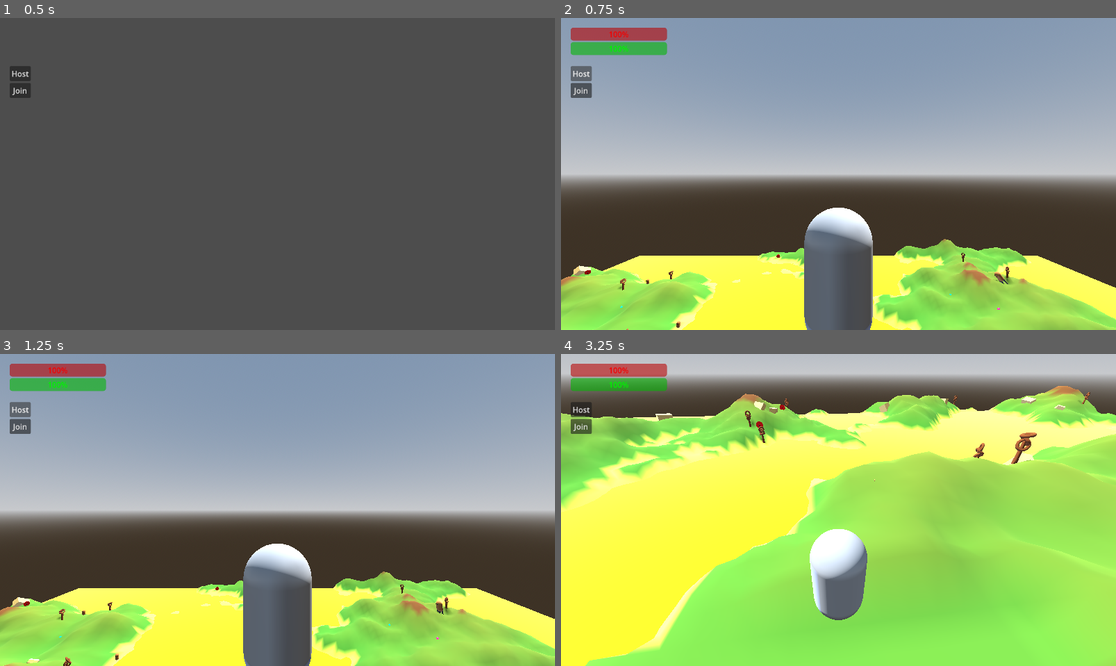
Above: before the commit, frames 1-4 (two rows, left to right).
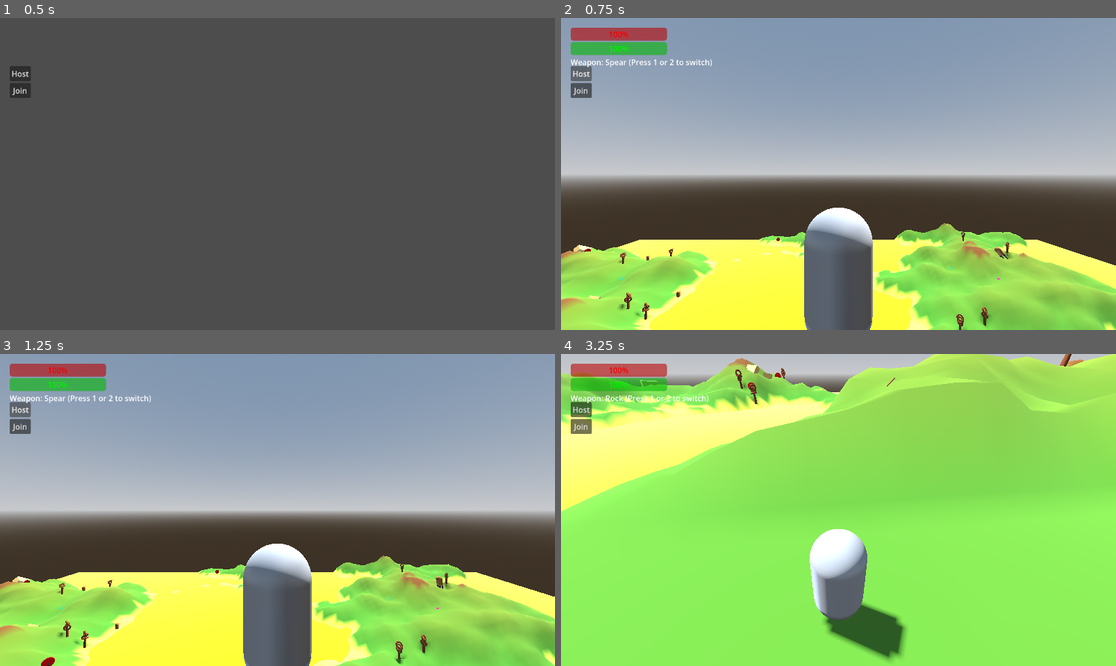
Above: after the commit, the same moments.

Repository: travist89/SpearMan
Game: Godot game, scene res://World.tscn
The game is run twice, just before and just after one commit, with the same random seed, the same clock (stepped at 60 frames per second) and the same inputs. The project has no main scene, so this scene is started directly.
Inputs (mouse positions are in pixels of both pictures, inside the frame that each line leads up to):
- Up to frame 1 (0.5 s): no input
- Up to frame 2 (0.75 s): click "Host" at 0.5 s
- Up to frame 3 (1.25 s): no input
- Up to frame 4 (3.25 s): move the mouse to (866, 510) at 1.27 s; press the mouse at (866, 510) at 1.28 s; hold Up (ui_up) from 1.28 s (still down); tap 1 at 1.55, 2.1 s; move the mouse to (810, 510) at 2.02 s; release the mouse at (810, 510) at 2.03 s; tap 2 at 2.3 s; move the mouse to (849, 503) at 2.77 s; hold 2 from 2.78 s (still down); tap Shift at 3.05 s

Frame 1 is identical in both runs. In frame 2, 17% of the frame differs, in the area x 0-100%, y 13-100%; in frame 3, 17%; in frame 4, 61%, in the area x 0-100%, y 0-100%.

Commit message:
New Ability: Added Rock Throw and Weapon Cycling (Press 1 or 2 to switch)

Diff:
--- a/Player.gd
+++ b/Player.gd
@@ -6,6 +6,13 @@
 @export var mouse_sensitivity = 0.003
 @export var throw_force = 45.0
 @export var spear_scene: PackedScene
+@export var rock_scene: PackedScene = preload("res://Rock.tscn")
+
+# Weapon System
+var weapons = ["Spear", "Rock"]
+var weapon_index = 0
+var last_throw_time = 0.0
+var throw_cooldown = 0.5
 
 # Stats
 @export var max_health = 100.0
@@ -13,9 +20,8 @@
 @export var max_stamina = 100.0
 @export var stamina = 100.0
 
-var stamina_drain = 30.0 # per second
-var stamina_regen = 15.0 # per second
-
+var stamina_drain = 30.0
+var stamina_regen = 15.0
 var speed_boost_multiplier = 1.0
 var speed_boost_time = 0.0
 var is_dead = false
@@ -23,17 +29,17 @@
 # UI Elements
 var health_bar: ProgressBar
 var stamina_bar: ProgressBar
+var weapon_label: Label
 
-# Get the gravity from the project settings to be synced with RigidBody nodes.
 var gravity = ProjectSettings.get_setting("physics/3d/default_gravity")
 
 @onready var camera_pivot = $CameraPivot
 @onready var camera = $CameraPivot/SpringArm3D/Camera3D
-@onready var hand_position = $HandPosition # Node3D for spawn point
+@onready var hand_position = $HandPosition
 
 func _enter_tree():
 	var id = name.to_int()
-	if id == 0: id = 1 # Fallback if name is not an ID (e.g. local testing)
+	if id == 0: id = 1
 	set_multiplayer_authority(id)
 
 func _ready():
@@ -46,18 +52,20 @@
 
 func setup_ui():
 	if not is_multiplayer_authority(): return
-	var canvas_layer = CanvasLayer.new()
-	add_child(canvas_layer)
-	health_bar = ProgressBar.new()
-	canvas_layer.add_child(health_bar)
-	health_bar.position = Vector2(20, 20); health_bar.size = Vector2(200, 20)
-	health_bar.max_value = max_health; health_bar.value = health
-	health_bar.modulate = Color(1, 0, 0)
-	stamina_bar = ProgressBar.new()
-	canvas_layer.add_child(stamina_bar)
-	stamina_bar.position = Vector2(20, 50); stamina_bar.size = Vector2(200, 20)
-	stamina_bar.max_value = max_stamina; stamina_bar.value = stamina
-	stamina_bar.modulate = Color(0, 1, 0)
+	var canvas_layer = CanvasLayer.new(); add_child(canvas_layer)
+
+	health_bar = ProgressBar.new(); canvas_layer.add_child(health_bar)
+	health_bar.position = Vector2(20, 20); health_bar.size = Vector2(200, 20); health_bar.max_value = max_health; health_bar.value = health; health_bar.modulate = Color(1, 0, 0)
+
+	stamina_bar = ProgressBar.new(); canvas_layer.add_child(stamina_bar)
+	stamina_bar.position = Vector2(20, 50); stamina_bar.size = Vector2(200, 20); stamina_bar.max_value = max_stamina; stamina_bar.value = stamina; stamina_bar.modulate = Color(0, 1, 0)
+
+	weapon_label = Label.new(); canvas_layer.add_child(weapon_label)
+	weapon_label.position = Vector2(20, 80); update_weapon_ui()
+
+func update_weapon_ui():
+	if weapon_label:
+		weapon_label.text = "Weapon: " + weapons[weapon_index] + " (Press 1 or 2 to switch)"
 
 func take_damage(amount):
 	if is_dead: return
@@ -71,48 +79,48 @@
 	if health_bar: health_bar.value = health
 
 func apply_speed_boost(multiplier, duration):
-	speed_boost_multiplier = multiplier
-	speed_boost_time = duration
+	speed_boost_multiplier = multiplier; speed_boost_time = duration
 
 func die():
 	if is_dead: return
-	is_dead = true
-	if is_multiplayer_authority():
-		respawn.rpc()
+	is_dead = true; if is_multiplayer_authority(): respawn.rpc()
 
 @rpc("any_peer", "call_local", "reliable")
 func respawn():
-	is_dead = false
-	health = max_health
+	is_dead = false; health = max_health
 	if health_bar: health_bar.value = health
-	# RAISED respawn height to avoid falling through terrain
-	global_position = Vector3(0, 30, 0)
-	velocity = Vector3.ZERO
-	print("Player Respawned: ", name)
+	global_position = Vector3(0, 30, 0); velocity = Vector3.ZERO
 
 func _unhandled_input(event):
 	if not is_multiplayer_authority(): return
+
 	if event is InputEventMouseMotion:
 		rotate_y(-event.relative.x * mouse_sensitivity)
 		camera_pivot.rotate_x(-event.relative.y * mouse_sensitivity)
 		camera_pivot.rotation.x = clamp(camera_pivot.rotation.x, -1.2, 1.2)
+
 	if event.is_action_pressed("ui_cancel"):
 		Input.set_mouse_mode(Input.MOUSE_MODE_VISIBLE)
+
 	if event.is_action_pressed("click"):
 		if Input.get_mouse_mode() == Input.MOUSE_MODE_VISIBLE:
 			Input.set_mouse_mode(Input.MOUSE_MODE_CAPTURED)
-		else:
-			throw_spear.rpc()
+		elif Time.get_ticks_msec() / 1000.0 - last_throw_time > throw_cooldown:
+			last_throw_time = Time.get_ticks_msec() / 1000.0
+			throw_projectile.rpc(weapon_index)
+
+	# Weapon Switching
+	if Input.is_key_pressed(KEY_1):
+		weapon_index = 0; update_weapon_ui()
+	if Input.is_key_pressed(KEY_2):
+		weapon_index = 1; update_weapon_ui()
 
 func _physics_process(delta):
 	if not is_multiplayer_authority():
-		move_and_slide()
-		return
+		move_and_slide(); return
 	if is_dead: return
-	if not is_on_floor():
-		velocity.y -= gravity * delta
-	if Input.is_action_just_pressed("ui_accept") and is_on_floor():
-		velocity.y = jump_velocity
+	if not is_on_floor(): velocity.y -= gravity * delta
+	if Input.is_action_just_pressed("ui_accept") and is_on_floor(): velocity.y = jump_velocity
 	var input_dir = Input.get_vector("ui_left", "ui_right", "ui_up", "ui_down")
 	if Input.is_key_pressed(KEY_W): input_dir.y -= 1.0
 	if Input.is_key_pressed(KEY_S): input_dir.y += 1.0
@@ -125,27 +133,26 @@
 		if speed_boost_time <= 0: speed_boost_multiplier = 1.0
 	var current_speed = speed * speed_boost_multiplier
 	if Input.is_key_pressed(KEY_SHIFT) and direction.length() > 0 and stamina > 0:
-		current_speed = sprint_speed * speed_boost_multiplier
-		stamina -= stamina_drain * delta
-	else:
-		stamina += stamina_regen * delta
+		current_speed = sprint_speed * speed_boost_multiplier; stamina -= stamina_drain * delta
+	else: stamina += stamina_regen * delta
 	stamina = clamp(stamina, 0, max_stamina)
 	if stamina_bar: stamina_bar.value = stamina
-	if direction:
-		velocity.x = direction.x * current_speed
-		velocity.z = direction.z * current_speed
-	else:
-		velocity.x = move_toward(velocity.x, 0, current_speed)
-		velocity.z = move_toward(velocity.z, 0, current_speed)
+	if direction: velocity.x = direction.x * current_speed; velocity.z = direction.z * current_speed
+	else: velocity.x = move_toward(velocity.x, 0, current_speed); velocity.z = move_toward(velocity.z, 0, current_speed)
 	move_and_slide()
 
 @rpc("any_peer", "call_local")
-func throw_spear():
+func throw_projectile(type):
 	if not multiplayer.is_server(): return
-	if spear_scene:
-		var spear = spear_scene.instantiate()
-		get_parent().add_child(spear, true)
-		spear.global_transform = hand_position.global_transform
+
+	var projectile_scene = spear_scene
+	if type == 1:
+		projectile_scene = rock_scene
+
+	if projectile_scene:
+		var p = projectile_scene.instantiate()
+		get_parent().add_child(p, true)
+		p.global_transform = hand_position.global_transform
 		var camera_forward = -camera.global_transform.basis.z
-		spear.look_at(spear.global_position + camera_forward, Vector3.UP)
-		spear.apply_impulse(-spear.global_transform.basis.z * throw_force)
+		p.look_at(p.global_position + camera_forward, Vector3.UP)
+		p.apply_impulse(-p.global_transform.basis.z * throw_force)
--- /dev/null
+++ b/Rock.gd
@@ -0,0 +1,34 @@
+extends RigidBody3D
+
+@export var damage = 15
+@export var impact_force = 10.0
+
+func _ready():
+	contact_monitor = true
+	max_contacts_reported = 1
+	connect("body_entered", _on_body_entered)
+
+	# Rocks automatically despawn after 10 seconds
+	await get_tree().create_timer(10.0).timeout
+	if is_instance_valid(self):
+		queue_free()
+
+func _on_body_entered(body):
+	if not multiplayer.is_server(): return
+
+	if body.has_method("take_damage"):
+		# Rocks deal damage to both enemies and players!
+		body.take_damage(damage)
+
+		# Apply physics impulse if possible
+		if body is CharacterBody3D:
+			var direction = -global_transform.basis.z
+			body.velocity += direction * impact_force
+
+		queue_free()
+		return
+
+	if body.has_method("explode"):
+		body.explode.rpc()
+		queue_free()
+		return
--- /dev/null
+++ b/Rock.tscn
@@ -0,0 +1,40 @@
+[gd_scene format=3 uid="uid://c8k2j1x4y508"]
+
+[ext_resource type="Script" path="res://Rock.gd" id="1_rock"]
+
+[sub_resource type="SphereShape3D" id="SphereShape3D_1"]
+radius = 0.2
+
+[sub_resource type="StandardMaterial3D" id="StandardMaterial3D_1"]
+albedo_color = Color(0.5, 0.5, 0.5, 1)
+roughness = 0.8
+
+[sub_resource type="SphereMesh" id="SphereMesh_1"]
+material = SubResource("StandardMaterial3D_1")
+radius = 0.2
+height = 0.4
+
+[sub_resource type="SceneReplicationConfig" id="SceneReplicationConfig_s"]
+properties/0/path = NodePath(".:position")
+properties/0/spawn = true
+properties/0/replication_mode = 1
+properties/1/path = NodePath(".:rotation")
+properties/1/spawn = true
+properties/1/replication_mode = 1
+properties/2/path = NodePath(".:linear_velocity")
+properties/2/spawn = true
+properties/2/replication_mode = 1
+
+[node name="Rock" type="RigidBody3D"]
+mass = 5.0
+gravity_scale = 1.2
+script = ExtResource("1_rock")
+
+[node name="CollisionShape3D" type="CollisionShape3D" parent="."]
+shape = SubResource("SphereShape3D_1")
+
+[node name="MeshInstance3D" type="MeshInstance3D" parent="."]
+mesh = SubResource("SphereMesh_1")
+
+[node name="MultiplayerSynchronizer" type="MultiplayerSynchronizer" parent="."]
+replication_config = SubResource("SceneReplicationConfig_s")
--- a/World.gd
+++ b/World.gd
@@ -4,6 +4,7 @@
 var peer = ENetMultiplayerPeer.new()
 @export var player_scene: PackedScene
 var spear_scene = preload("res://Spear.tscn")
+var rock_scene = preload("res://Rock.tscn")
 var enemy_scene = preload("res://Enemy.tscn")
 var target_scene = preload("res://Target.tscn")
 var collectible_health_scene = preload("res://CollectibleHealth.tscn")
@@ -28,6 +29,7 @@
 	spawner.spawn_path = get_path()
 	spawner.add_spawnable_scene(player_scene.resource_path)
 	spawner.add_spawnable_scene(spear_scene.resource_path)
+	spawner.add_spawnable_scene(rock_scene.resource_path) # ADDED ROCK
 	spawner.add_spawnable_scene(enemy_scene.resource_path)
 	spawner.add_spawnable_scene(target_scene.resource_path)
 	spawner.add_spawnable_scene(collectible_health_scene.resource_path)
@@ -102,19 +104,11 @@
 	if not multiplayer.is_server(): return
 	var player = player_scene.instantiate()
 	player.name = str(id)
-
-	# RADICAL FIX for spawn height issues:
-	# Use a hardcoded height map based on ID to ensure client is WAY above
-	var spawn_height = 50.0 # Base for host
+	var spawn_height = 40.0
 	if int(id) != 1:
-		# If it's a client, spawn them at 300+ meters
 		spawn_height = 300.0 + (randf() * 100.0)
-
 	player.position = Vector3(0, spawn_height, 0)
 	add_child(player)
-
-	print("SERVER: Spawning Player %s at height %s" % [id, spawn_height])
-
 	if has_node("Player"): $Player.queue_free()
 
 func setup_environment():
